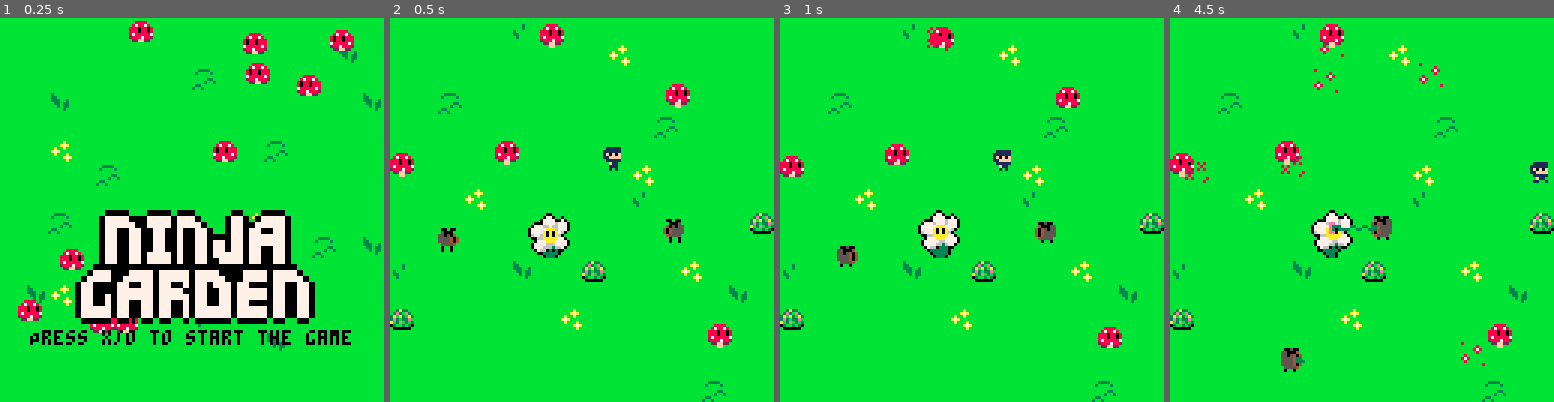
Above: before the commit, frames 1-4 (left to right).
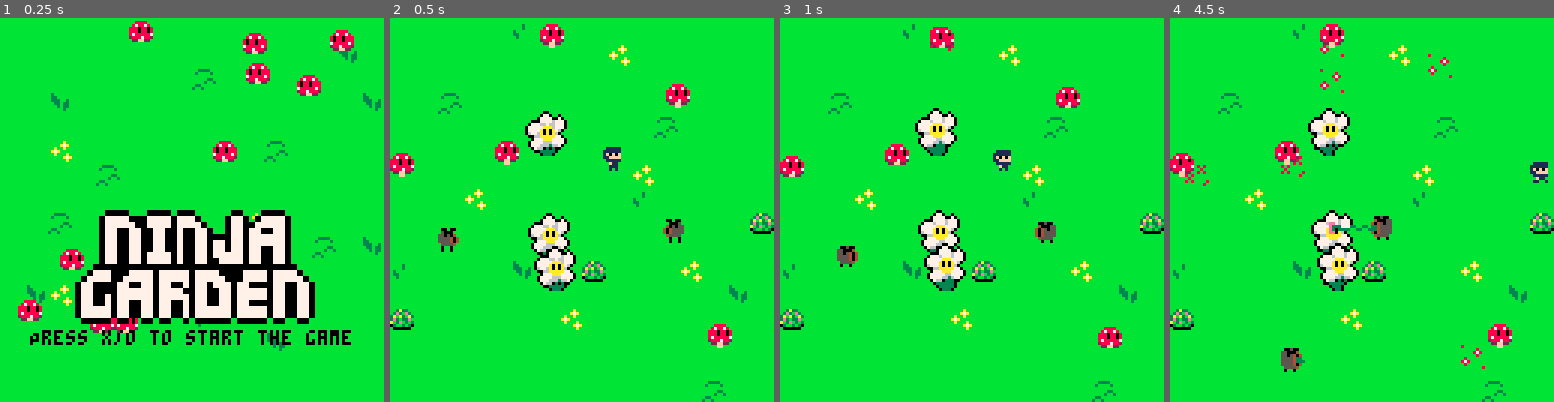
Above: after the commit, the same moments.

Repository: SnoozeTime/Spring2D_2025
Game: PICO-8 cartridge spring.p8
Two runs of this game, one before a commit and one after it. Both use one fixed random seed, a clock stepped at 60 frames per second and the inputs below.
Inputs:
- Up to frame 1 (0.25 s): no input
- Up to frame 2 (0.5 s): tap X (X key) at 0.33 s
- Up to frame 3 (1 s): tap O (Z key) at 0.7 s
- Up to frame 4 (4.5 s): tap X (X key) at 1.07, 1.85, 2.97, 4.08 s; hold Right 1.6-2.1 s; tap O (Z key) every 0.4 s from 1.7 to 4.1 s; hold Up 2.15-2.42 s; hold Right 2.47-3.03 s; hold Left 3.08-3.58 s; hold Down 3.63-3.97 s; hold Right from 4.02 s (still down)

Frame 1 is identical in both runs. In frame 2, 1.8% of the frame differs, in the area x 35-49%, y 24-72%; in frame 3, 2.0%; in frame 4, 2.4%, in the area x 3-83%, y 9-92%.

Commit message:
Kill all flowers in shared grid squares

Diff:
--- a/game.lua
+++ b/game.lua
@@ -37,7 +37,7 @@
   spores = {}
 
   roses = {}
-  for i=1,1 do
+  for i=1,3 do
     add(roses, rose:new{
       pos = {x = flr(rnd(120-rose.SIZE)), y = flr(rnd(120-rose.SIZE))},
     })
@@ -90,6 +90,12 @@
     local new_shroom = spores[i]:update()
     if new_shroom then
       if shroom_grid:empty(new_shroom.pos) then
+        for ri=1,#roses do
+          -- Kill any roses in this square.
+          if shroom_grid:key(new_shroom.pos) == shroom_grid:key(roses[ri]:center()) then
+            roses[ri]:wither()
+          end
+        end
         shroom_grid:insert(new_shroom.pos, new_shroom)
       end
       add(dead_spores,i)
--- a/rose.lua
+++ b/rose.lua
@@ -13,13 +13,19 @@
     trans_color = 5,
     frame = 1,
     frame_length = 10,
-    -- Only one frame.
     frames = {64,66,68},
     w = 2,
     h = 2,
     loop = true,
   }
   return o
+end
+
+function rose:center()
+  return {
+    x = self.pos.x + self.anim.w * 8 / 2,
+    y = self.pos.y + self.anim.h * 8 / 2,
+  }
 end
 
 function rose:wither()
--- a/shroom.lua
+++ b/shroom.lua
@@ -130,10 +130,11 @@
   o.pos = {x = o.start.x, y = o.start.y}
   local normal
   local len
-  normal, len = math.normalize({x=o.rose.pos.x - o.pos.x, y = o.rose.pos.y - o.pos.y})
+  local target_pos = o.rose:center()
+  normal, len = math.normalize({x=target_pos.x - o.pos.x, y = target_pos.y - o.pos.y})
   -- If we're close enough, attack directly.
   if len < self.ATTACK_DISTANCE then
-    o.target = {x = o.rose.pos.x, y = o.rose.pos.y}
+    o.target = target_pos
     o.target_acquired = true
   else
     -- Attack as far as we can
@@ -163,9 +164,6 @@
   self.anim:update()
 
   if self.t >= self.FLOAT_FRAMES then
-    if self.target_acquired then
-      self.rose:wither()
-    end
     -- plant shroom
     return shroom:new{
       pos = {x = self.pos.x, y = self.pos.y},
